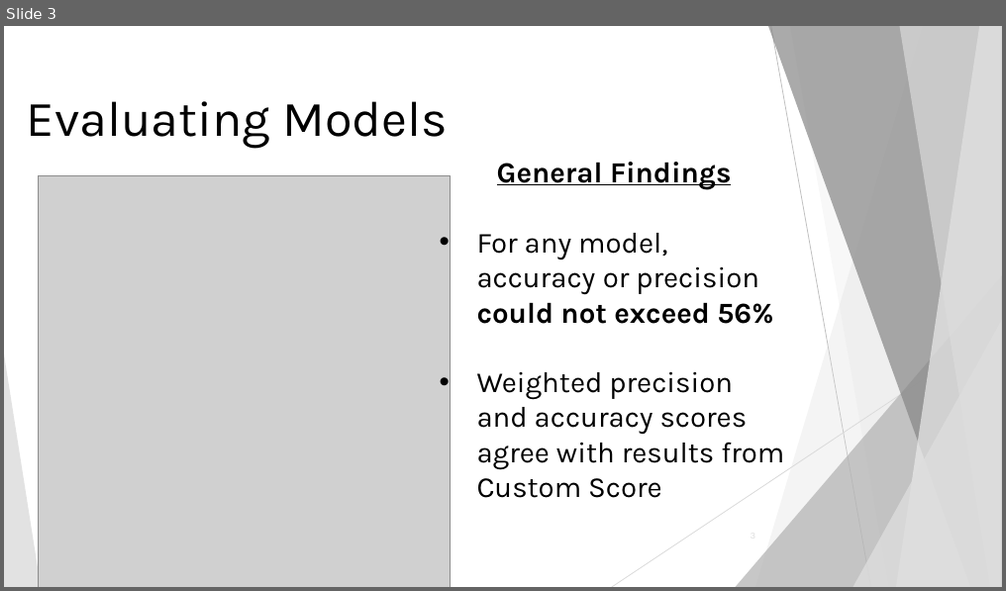
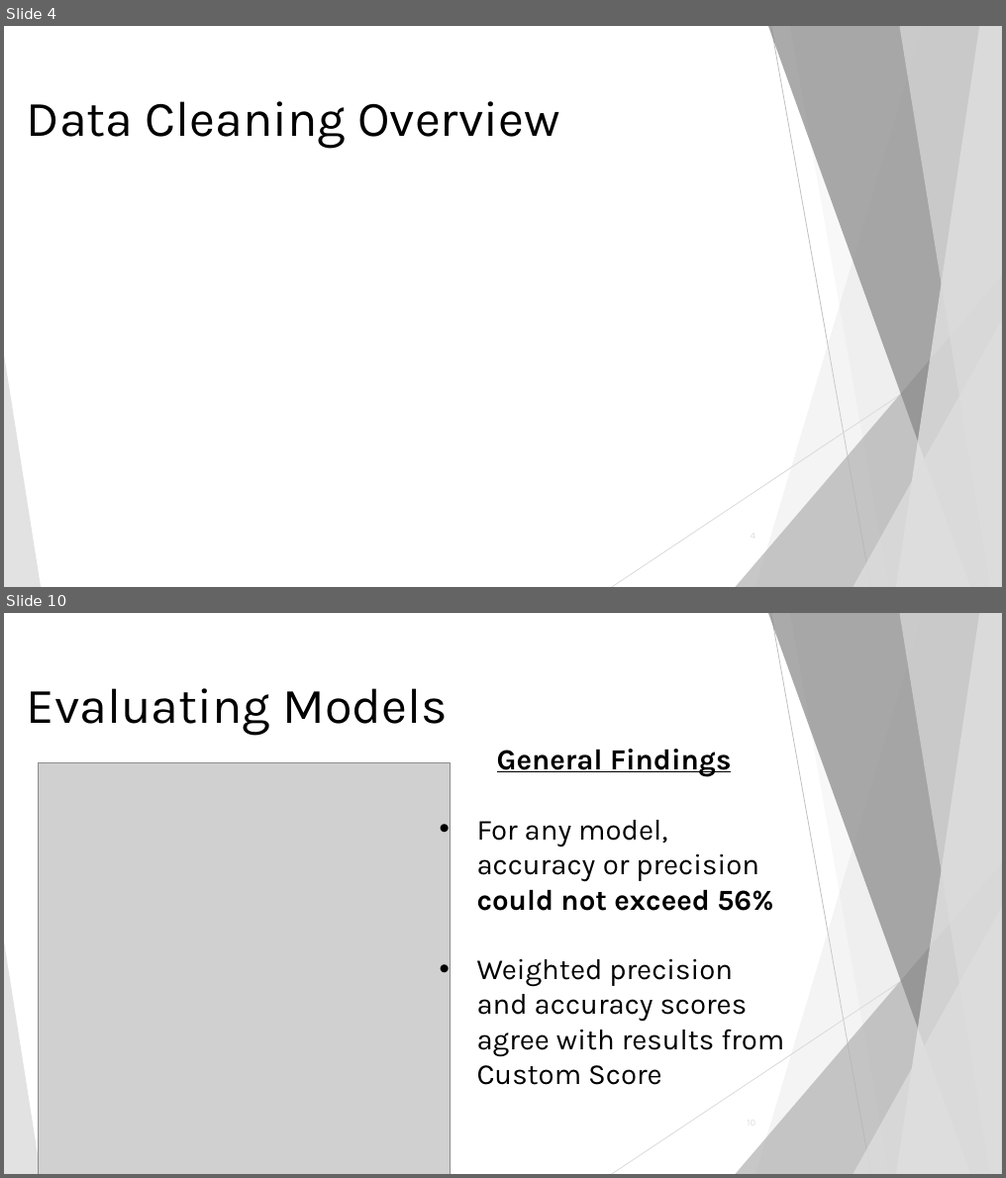
Before and after one commit to yokudake/ProfessorPowerIndex, a slide deck: Presentations and Reports/FinalPresentation_V1.pptx. Shown one above the other, each under a label of ours: slide 3 before the commit, slides 4 and 10 after it; the slides between them are not shown. The pictures are 1006x591 and 1006x1178 pixels, drawn with LibreOffice and Linux fonts; fonts in the diff are those of the drawing; grey boxes stand for pictures. Boxes give left, top, right and bottom in pixels: in the first picture for what was removed or moved away, otherwise in the second. Text is boxed around its words. In the diff, an @@ line names an element or a change of style, - is before the commit and + after.

```diff
--- a/Presentations and Reports/FinalPresentation_V1.pptx
+++ b/Presentations and Reports/FinalPresentation_V1.pptx
@@ slide 4 added at (4, 26, 1002, 587), background #FFFFFF; not listed: 10 template elements that a slide beside it also shows @@
@@ title added at (27, 101, 559, 149), 48 pt, text #000000 @@
+Data Cleaning Overview
@@ what was slide 3 is now slide 10 @@
```
Also in this commit, not shown: 1 slide changed, 8 other slides added, 2 slides removed, 2 other files.
